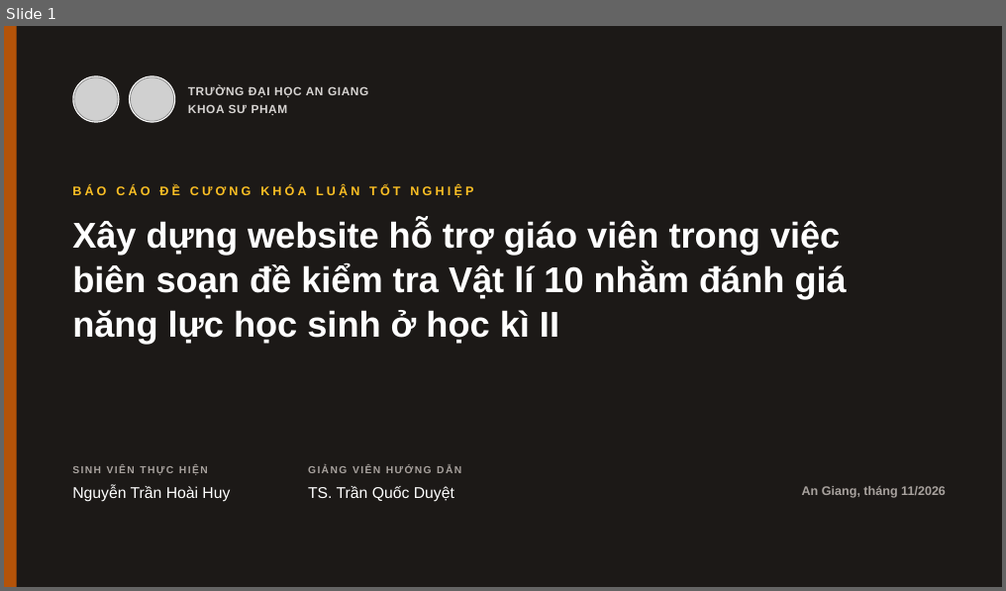
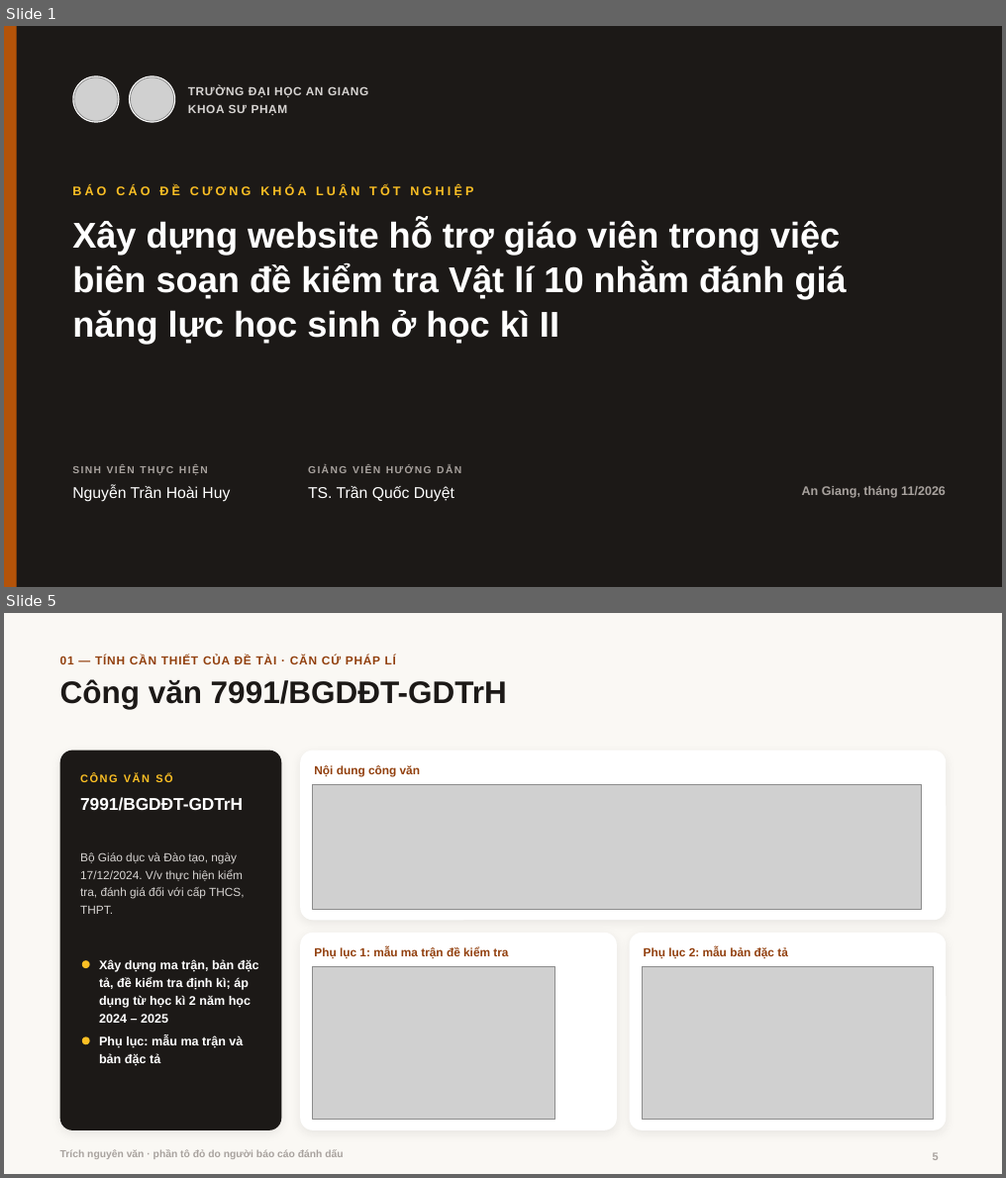
Before and after one commit to hoaihuy2609/kltn, a slide deck: tai-ve/Bao_cao_de_cuong.pptx. Shown one above the other, each under a label of ours: slide 1 before the commit, slides 1 and 5 after it; the slides between them are not shown. The pictures are 1006x591 and 1006x1178 pixels, drawn with LibreOffice and Linux fonts; fonts in the diff are those of the drawing; grey boxes stand for pictures; background and template pictures are left out. Boxes give left, top, right and bottom in pixels: in the first picture for what was removed or moved away, otherwise in the second. Text is boxed around its words. In the diff, an @@ line names an element or a change of style, - is before the commit and + after.

```diff
--- a/tai-ve/Bao_cao_de_cuong.pptx
+++ b/tai-ve/Bao_cao_de_cuong.pptx
@@ slide 5 added at (4, 613, 1002, 1174), background #FAF8F4 @@
@@ text added at (60, 656, 396, 664), 11.3 pt, text #92400E, bold @@
+01 — TÍNH CẦN THIẾT CỦA ĐỀ TÀI · CĂN CỨ PHÁP LÍ
@@ title added at (60, 679, 507, 709), 30 pt, text #1C1917, bold @@
+Công văn 7991/BGDĐT-GDTrH
@@ rounded rectangle added at (60, 750, 282, 1131), fill #1C1917 @@
@@ rounded rectangle added at (300, 750, 945, 920), fill #FFFFFF @@
@@ text added at (80, 774, 172, 782), 10.5 pt, text #FBBF24, bold @@
+CÔNG VĂN SỐ
@@ picture added at (313, 784, 922, 909) @@
@@ text added at (314, 764, 420, 776), 11.3 pt, text #92400E, bold @@
+Nội dung công văn
@@ text added at (80, 797, 243, 811), 16.5 pt, text #FFFFFF, bold @@
+7991/BGDĐT-GDTrH
@@ text added at (80, 853, 245, 914), 11.3 pt, text #D6D3D1 @@
+Bộ Giáo dục và Đào tạo, ngày 17/12/2024. V/v thực hiện kiểm tra, đánh giá đối với cấp THCS, THPT.
@@ rounded rectangle added at (300, 933, 617, 1131), fill #FFFFFF @@
@@ rounded rectangle added at (629, 933, 945, 1131), fill #FFFFFF @@
@@ ellipse added at (82, 961, 89, 968), fill #FBBF24 @@
@@ text added at (99, 959, 259, 1023), 12 pt, text #FFFFFF, bold @@
+Xây dựng ma trận, bản đặc tả, đề kiểm tra định kì; áp dụng từ học kì 2 năm học 2024 – 2025
@@ picture added at (313, 967, 555, 1120) @@
@@ text added at (314, 948, 508, 959), 11.3 pt, text #92400E, bold @@
+Phụ lục 1: mẫu ma trận đề kiểm tra
@@ picture added at (642, 967, 934, 1120) @@
@@ text added at (644, 948, 788, 959), 11.3 pt, text #92400E, bold @@
+Phụ lục 2: mẫu bản đặc tả
@@ ellipse added at (82, 1038, 89, 1045), fill #FBBF24 @@
@@ text added at (99, 1036, 243, 1066), 12 pt, text #FFFFFF, bold @@
+Phụ lục: mẫu ma trận và bản đặc tả
@@ text added at (60, 1150, 343, 1159), 9.8 pt, text #A8A29E, bold @@
+Trích nguyên văn · phần tô đỏ do người báo cáo đánh dấu
@@ page number added at (933, 1154, 939, 1160), 10.5 pt, text #A8A29E, bold @@
+5
```
Also in this commit, not shown: 16 slides changed, 1 other slide added, 16 other files.
